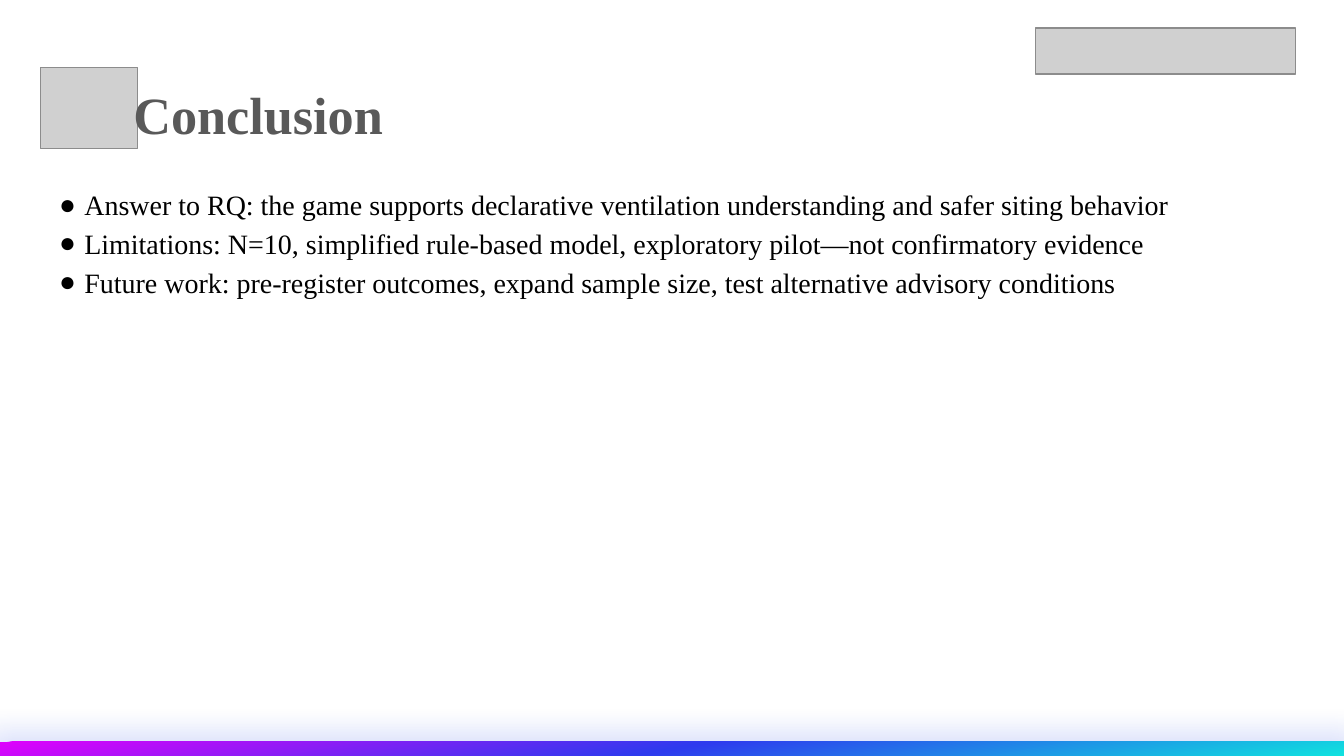
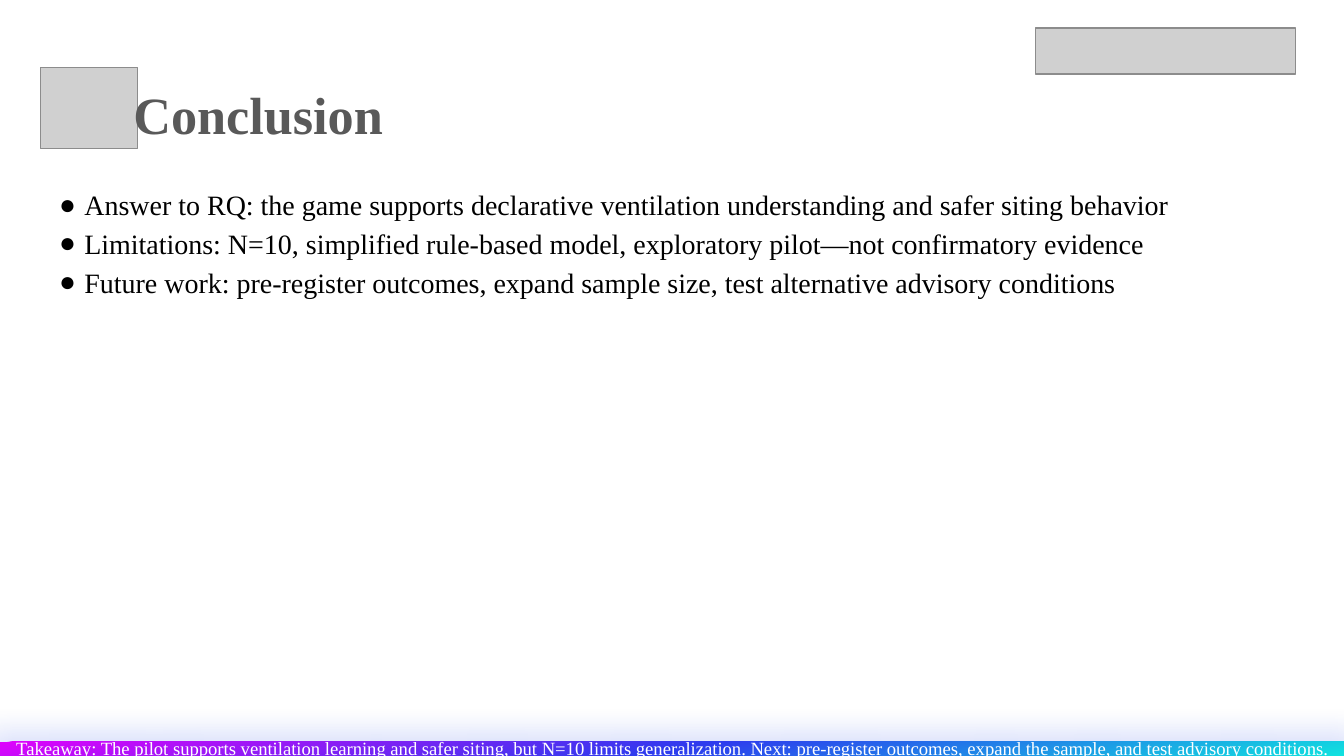
Before and after one commit to HYH-SZ/mayor-climate-game, a slide deck: slide 9 of mayor-climate-presentation.pptx. Drawn at 1344x756 pixels with LibreOffice and Linux fonts; fonts in the diff are those of the drawing; grey boxes stand for pictures. Boxes give left, top, right and bottom in pixels: in the first picture for what was removed or moved away, otherwise in the second. Text is boxed around its words. In the diff, an @@ line names an element or a change of style, - is before the commit and + after.

```diff
--- a/mayor-climate-presentation.pptx
+++ b/mayor-climate-presentation.pptx
@@ text in rectangle at [16, 742, 1328, 756]: text added @@
+Takeaway: The pilot supports ventilation learning and safer siting, but N=10 limits generalization. Next: pre-register outcomes, expand the sample, and test advisory conditions.
```
Also in this commit, not shown: 10 other slides changed, 1 other file.
